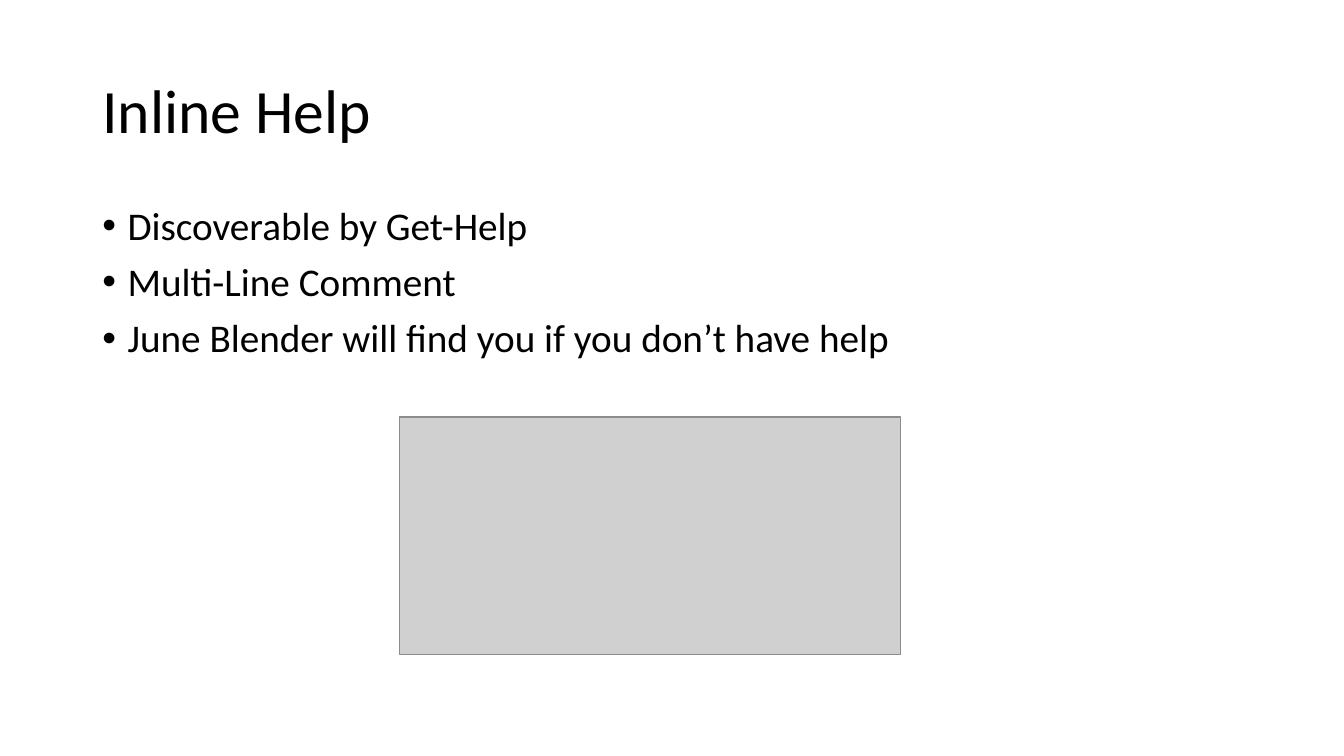
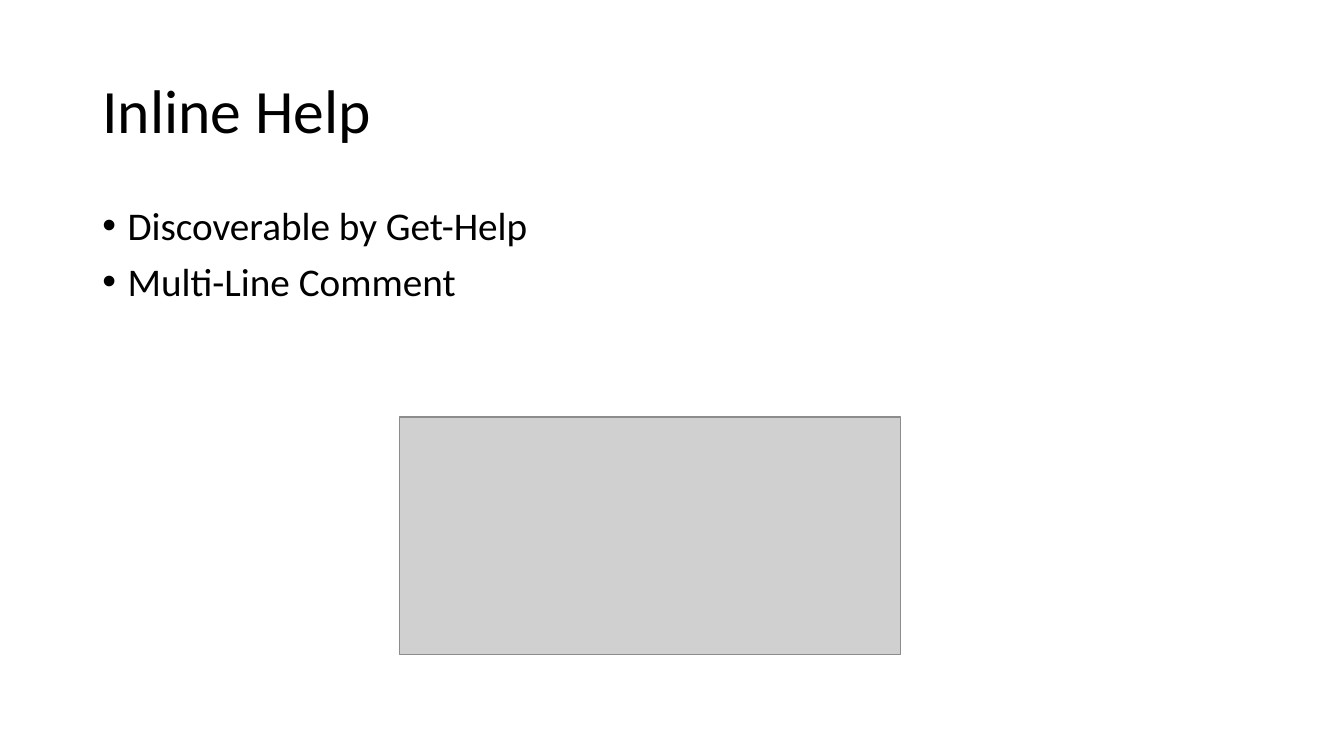
Before and after one commit to adamdriscoll/Presentations, a slide deck: slide 15 of IVNUA/3 - PowerShell Advanced Scripting/PowerShell Advanced Scripting.pptx. Drawn at 1344x756 pixels with LibreOffice and Linux fonts; fonts in the diff are those of the drawing; grey boxes stand for pictures; background and template pictures are left out. Boxes give left, top, right and bottom in pixels: in the first picture for what was removed or moved away, otherwise in the second. Text is boxed around its words. In the diff, an @@ line names an element or a change of style, - is before the commit and + after.

```diff
--- a/IVNUA/3 - PowerShell Advanced Scripting/PowerShell Advanced Scripting.pptx
+++ b/IVNUA/3 - PowerShell Advanced Scripting/PowerShell Advanced Scripting.pptx
@@ text at (x1=128, y1=324, x2=889, y2=359): paragraph removed @@
-• June Blender will find you if you don’t have help
```
Also in this commit, not shown: 6 other slides changed, 2 other files.
